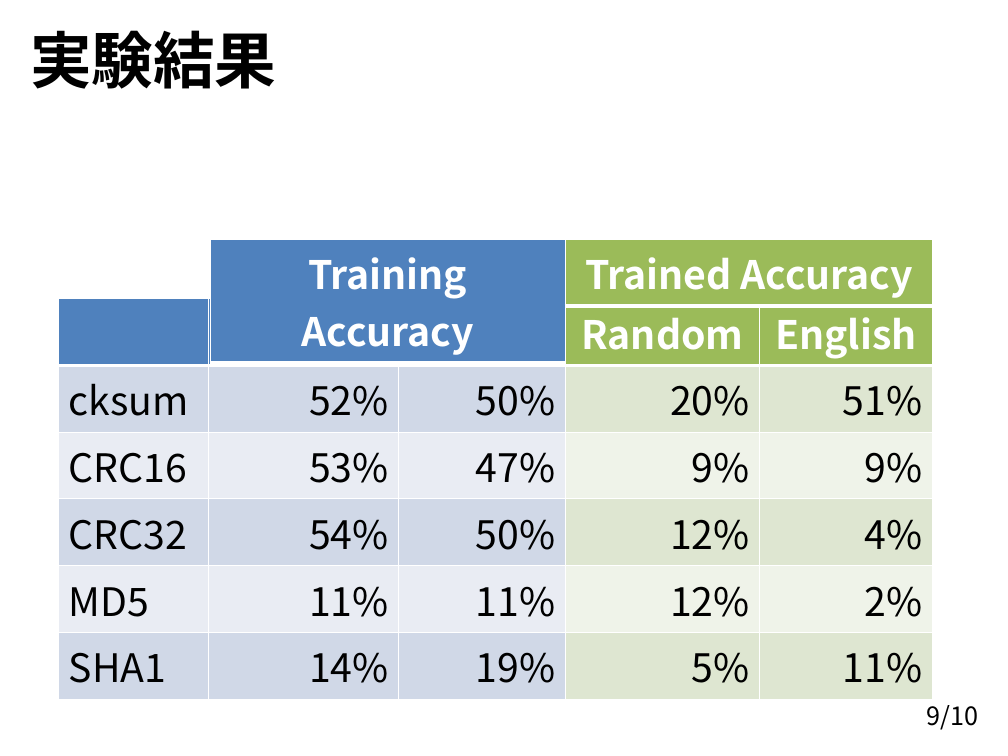
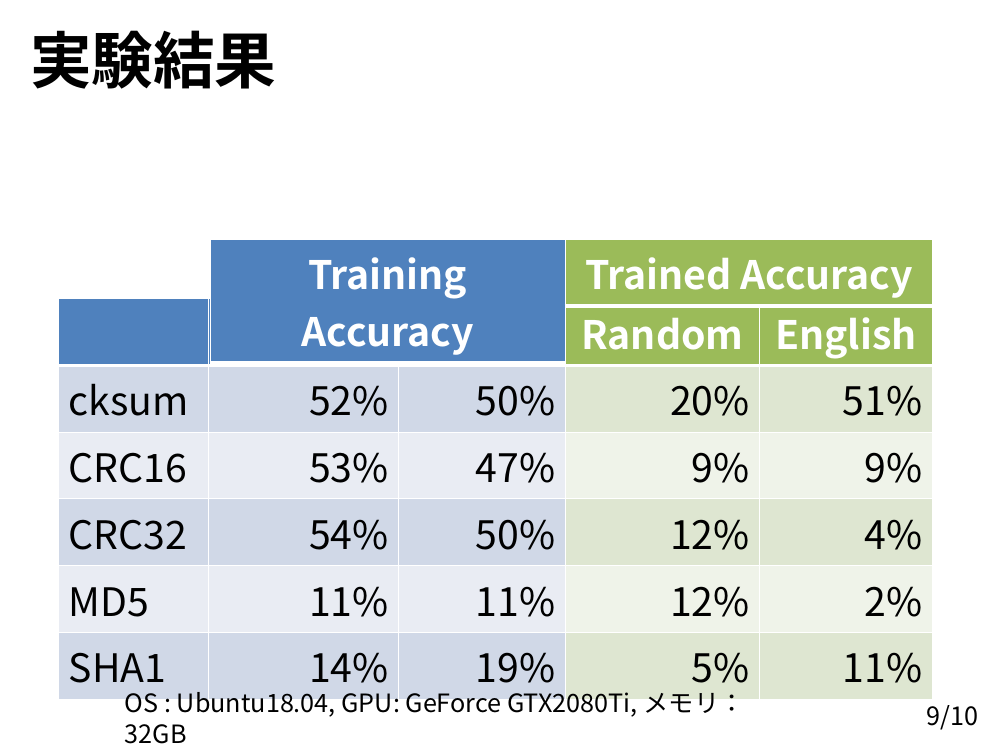
Before and after one commit to fujimoto1030/soturon, a slide deck: slide 9 of soturon-02-20.pptx. Drawn at 1008x756 pixels with LibreOffice and Linux fonts; fonts in the diff are those of the drawing; background and template pictures are left out. Boxes give left, top, right and bottom in pixels: in the first picture for what was removed or moved away, otherwise in the second. Text is boxed around its words. In the diff, an @@ line names an element or a change of style, - is before the commit and + after.

```diff
--- a/soturon-02-20.pptx
+++ b/soturon-02-20.pptx
@@ text added at box(125, 687, 745, 719), 18 pt, text #000000 @@
+OS : Ubuntu18.04, GPU: GeForce GTX2080Ti, メモリ：32GB
```
Also in this commit, not shown: 5 other slides changed, 1 other file.
